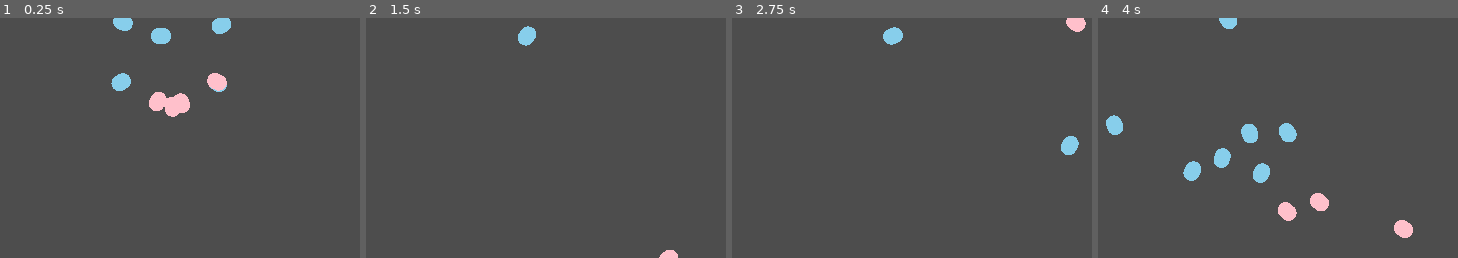
Above: before the commit, frames 1-4 (left to right).
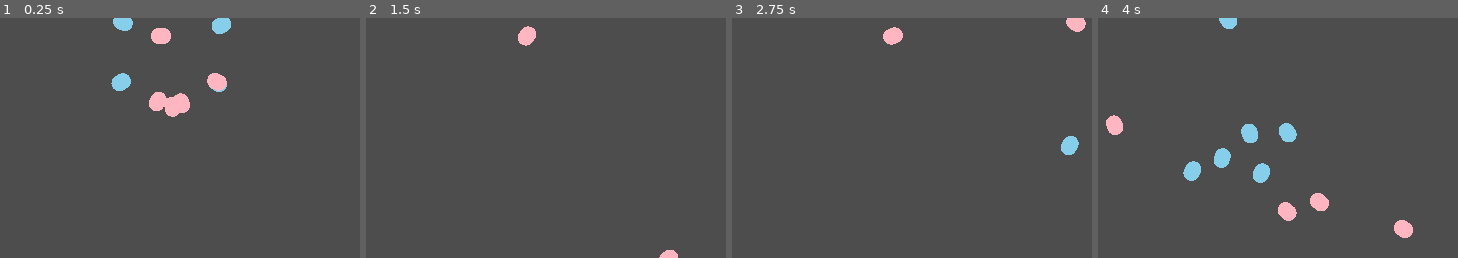
Above: after the commit, the same moments.

Repository: stevemjcu/Pond
Game: Godot game, scene res://scenes/main.tscn
The game is run twice, just before and just after one commit, with the same random seed, the same clock (stepped at 60 frames per second) and the same inputs.
Inputs:
- Up to frame 1 (0.25 s): no input
- Up to frame 2 (1.5 s): hold D (right) 0.53-1.28 s; hold A (left) from 1.28 s (still down)
- Up to frame 3 (2.75 s): release A (left) at 2.03 s; hold D (right) from 2.03 s (still down)
- Up to frame 4 (4 s): release D (right) at 2.78 s; hold W (forward) 2.78-3.53 s; hold A (left) from 3.53 s (still down)
The pictures show only the part of the screen within x 27-77%, y 43-93%; the shares and areas given below are measured in that part.

The runs differ from the first frame. In frame 1, 0.3% of the frame differs, in the area x 41-48%, y 4-11%; in frame 2, 0.3%; in frame 3, 0.3%; in frame 4, 0.3%.

Commit message:
Add sprite scene

Diff:
--- a/scenes/boid.tscn
+++ b/scenes/boid.tscn
@@ -1,6 +1,7 @@
-[gd_scene load_steps=5 format=3 uid="uid://kxnp3cbw1i2p"]
+[gd_scene load_steps=6 format=3 uid="uid://kxnp3cbw1i2p"]
 
 [ext_resource type="Script" path="res://scripts/boid.gd" id="1_2yur6"]
+[ext_resource type="PackedScene" uid="uid://n32ur4l4p5iv" path="res://scenes/sprite.tscn" id="2_th8la"]
 
 [sub_resource type="CapsuleShape2D" id="CapsuleShape2D_lr76b"]
 radius = 8.0
@@ -29,3 +30,7 @@
 
 [node name="CollisionShape2D" type="CollisionShape2D" parent="VisibleArea"]
 shape = SubResource("CircleShape2D_kdrm4")
+
+[node name="Sprite" parent="." instance=ExtResource("2_th8la")]
+
+[connection signal="draw" from="Sprite" to="." method="_on_sprite_draw"]
--- a/scenes/player.tscn
+++ b/scenes/player.tscn
@@ -1,6 +1,7 @@
-[gd_scene load_steps=3 format=3 uid="uid://d0bss7ik8uhfs"]
+[gd_scene load_steps=4 format=3 uid="uid://d0bss7ik8uhfs"]
 
 [ext_resource type="Script" path="res://scripts/player.gd" id="1_ggo14"]
+[ext_resource type="PackedScene" uid="uid://n32ur4l4p5iv" path="res://scenes/sprite.tscn" id="2_dqq0c"]
 
 [sub_resource type="CapsuleShape2D" id="CapsuleShape2D_4qnnh"]
 radius = 8.0
@@ -13,3 +14,7 @@
 
 [node name="CollisionShape2D" type="CollisionShape2D" parent="."]
 shape = SubResource("CapsuleShape2D_4qnnh")
+
+[node name="Sprite" parent="." instance=ExtResource("2_dqq0c")]
+
+[connection signal="draw" from="Sprite" to="." method="_on_sprite_draw"]
--- /dev/null
+++ b/scenes/sprite.tscn
@@ -0,0 +1,6 @@
+[gd_scene load_steps=2 format=3 uid="uid://n32ur4l4p5iv"]
+
+[ext_resource type="Script" path="res://scripts/sprite.gd" id="1_d1v4r"]
+
+[node name="Sprite" type="Node2D"]
+script = ExtResource("1_d1v4r")
--- a/scripts/boid.gd
+++ b/scripts/boid.gd
@@ -4,6 +4,7 @@
 
 @export var min_speed := 200
 @export var max_speed := 300
+@export var margin := 100
 
 # TODO: Figure out how to tweak these in debug mode
 # FIXME: Why do these vary so much compared to PICO-8 version?
@@ -14,7 +15,6 @@
 @export var approach_factor := 2
 
 @export var color := Color.LIGHT_PINK
-@export var margin := 100
 
 
 var group: String
@@ -114,15 +114,6 @@
 	move_and_slide()
 
 
-# TODO: Move to static class, no autoload necessary
-# Or move to sub-scene encapsulating common draw functions
-func draw_circline(from: Vector2, to: Vector2, radius: int, color: Color):
-	draw_circle(from, radius, color)
-	draw_circle(to, radius, color)
-	draw_line(from, to, color, radius * 2)
-
-
-func _draw() -> void:
+func _on_sprite_draw() -> void:
 	var shape := $CollisionShape2D.shape as CapsuleShape2D
-	var span := Vector2.RIGHT * (shape.height - shape.radius * 2)
-	draw_circline(span / -2, span / 2, shape.radius, color)
+	$Sprite.draw_capsule(shape.height, shape.radius, color)
--- a/scripts/main.gd
+++ b/scripts/main.gd
@@ -18,9 +18,5 @@
 		boid.position = get_viewport_rect().get_center()
 		boid.velocity = Vector2.from_angle(randf_range(0, 2 * PI))
 		boid.group = "b"
-		boid.color = Color.PINK
+		boid.color = Color.LIGHT_PINK
 		add_child(boid)
-
-
-func _process(delta: float) -> void:
-	pass
--- a/scripts/player.gd
+++ b/scripts/player.gd
@@ -4,8 +4,8 @@
 @export var acceleration := 400
 @export var drag := 0.5
 @export var turn_rate := 4
+@export var color := Color.LIGHT_PINK
 
-@export var color := Color.SKY_BLUE
 
 var input: Vector2
 
@@ -36,13 +36,6 @@
 	move_and_slide()
 
 
-func draw_circline(from: Vector2, to: Vector2, radius: int, color: Color):
-	draw_circle(from, radius, color)
-	draw_circle(to, radius, color)
-	draw_line(from, to, color, radius * 2)
-
-
-func _draw() -> void:
+func _on_sprite_draw() -> void:
 	var shape := $CollisionShape2D.shape as CapsuleShape2D
-	var span := Vector2.RIGHT * (shape.height - shape.radius * 2)
-	draw_circline(span / -2, span / 2, shape.radius, color)
+	$Sprite.draw_capsule(shape.height, shape.radius, color)
--- /dev/null
+++ b/scripts/sprite.gd
@@ -0,0 +1,12 @@
+extends Node2D
+
+
+func draw_circline(from: Vector2, to: Vector2, radius: int, color: Color):
+	draw_circle(from, radius, color)
+	draw_circle(to, radius, color)
+	draw_line(from, to, color, radius * 2)
+
+
+func draw_capsule(height: int, radius: int, color: Color):
+	var span := Vector2.RIGHT * (height - radius * 2)
+	draw_circline(span / -2, span / 2, radius, color)
